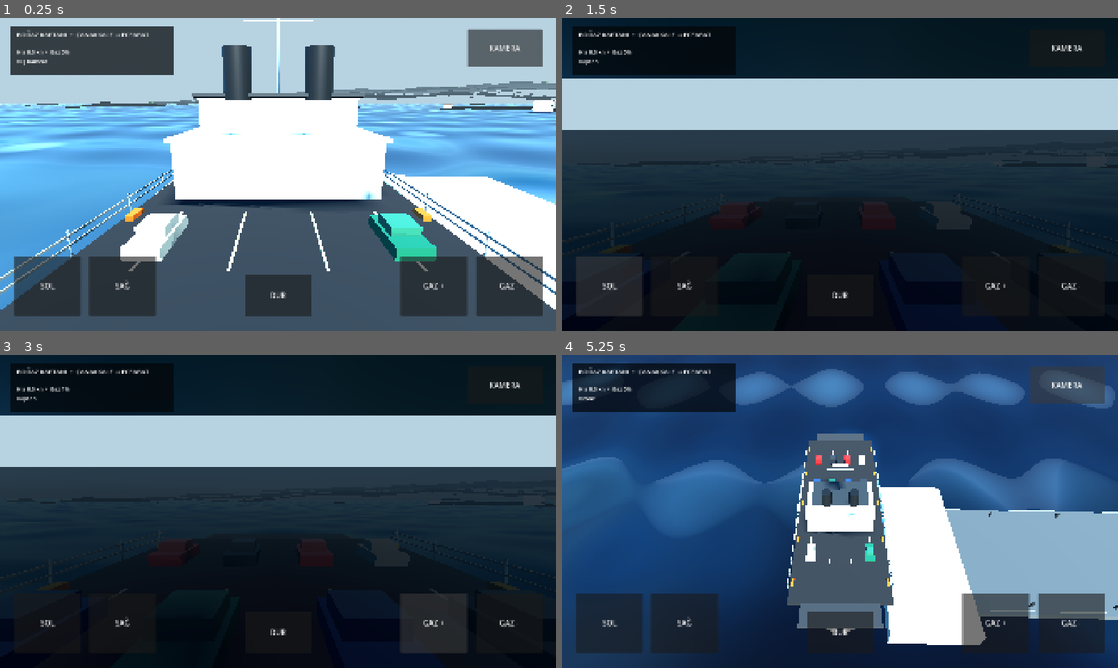
Above: before the commit, frames 1-4 (two rows, left to right).
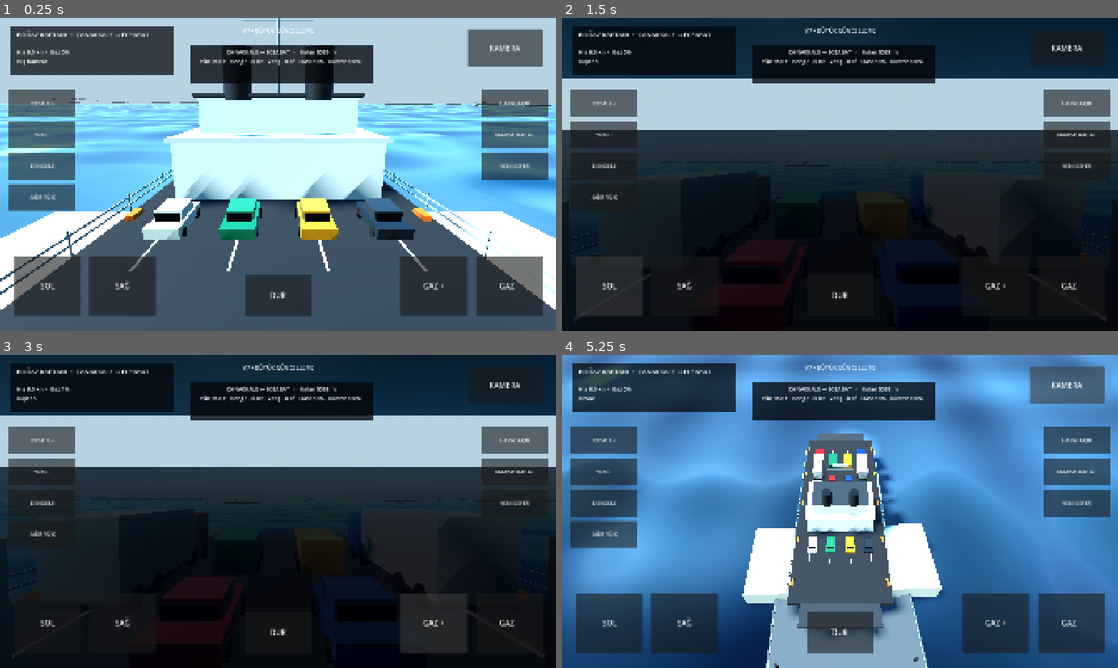
Above: after the commit, the same moments.

Repository: Kabatepe03/bogaz-kaptani
Game: Godot game, scene res://scenes/main.tscn
The game is run twice, just before and just after one commit, with the same random seed, the same clock (stepped at 60 frames per second) and the same inputs.
Inputs:
- Up to frame 1 (0.25 s): no input
- Up to frame 2 (1.5 s): hold D (steer_right) 0.53-1.25 s; tap C (camera_next) at 0.6 s; click "SOL" at 1.25 s
- Up to frame 3 (3 s): click "SAĞ" at 2 s; click "GAZ +" at 2.75 s
- Up to frame 4 (5.25 s): click "GAZ -" at 3.5 s; click "DUR" at 4.25 s; click "KAMERA" at 5 s

The runs differ from the first frame. In frame 1, 43% of the frame differs, in the area x 0-100%, y 0-94%; in frame 2, 15%; in frame 3, 13%; in frame 4, 80%, in the area x 0-100%, y 0-100%.

Commit message:
feat: switch main scene to v7 gameplay controller

Diff:
--- a/scenes/main.tscn
+++ b/scenes/main.tscn
@@ -1,6 +1,6 @@
 [gd_scene load_steps=2 format=3]
 
-[ext_resource type="Script" path="res://scripts/main.gd" id="1_main"]
+[ext_resource type="Script" path="res://scripts/v7_controller.gd" id="1_main"]
 
 [node name="Main" type="Node3D"]
 script = ExtResource("1_main")
